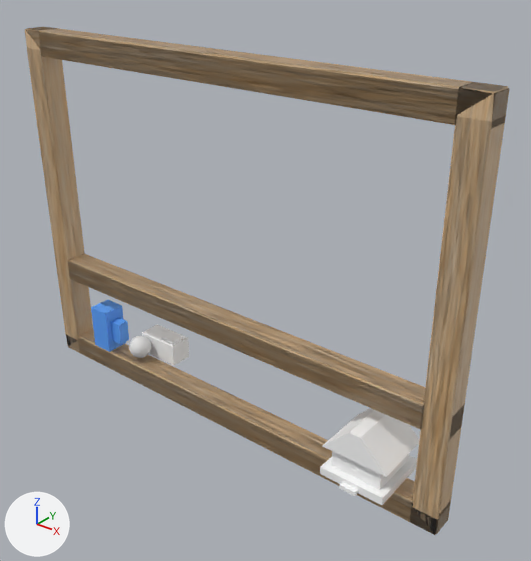
Before and after pictures for a commit that changed the Blender file MapEditor/Stages4/Stages4.blend.
Rendered twice from a 50 mm lens placed at (43.5, -37.7, 37.7), pointed at (12.1, 1.5, 13.4). Lighting does not change. The marker at lower left points along +X, +Y and +Z. The older version comes first.

The first picture shows 'GoalHouse', 'NormalBlock', 'NormalBlock.001', 'NormalBlock.002', 'NormalBlock.003', 'NormalBlock.004', 'Package', 'PlayerCore', 'StartHouse'.
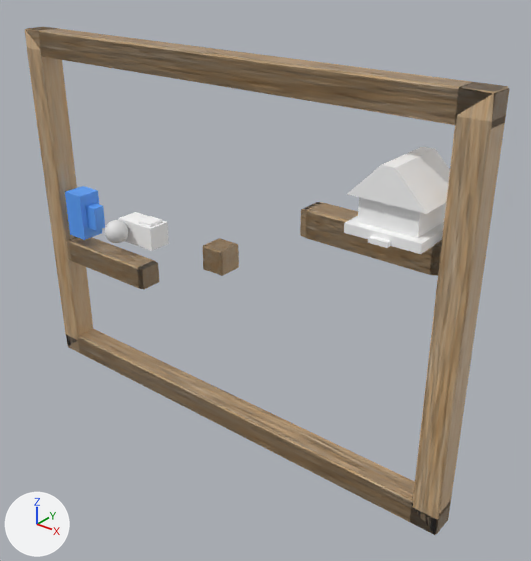
Boxes (x1, y1, x2, y2) around the edits, measured in the pictures (531 x 561 px):
'NormalBlock.003', moved, rescaled (91% narrower, 79% shorter): before (67, 254, 465, 440); after (203, 238, 239, 276)
'GoalHouse', moved: before (320, 408, 419, 505); after (344, 147, 450, 254)
'NormalBlock.005', added (brown): after (300, 202, 442, 276)
'PlayerCore', moved: before (91, 300, 129, 352); after (65, 186, 105, 240)
'NormalBlock.006', added (brown): after (66, 237, 159, 289)
'StartHouse', moved: before (142, 324, 189, 366); after (118, 212, 169, 251)
'Package', moved: before (129, 336, 151, 358); after (105, 220, 128, 243)

What the commit changed:
Picture 'NormalMap.png.002' (img_normalmap_png_002) is new.
Picture 'woodTex.png.002' (img_woodtex_png_002) is new.
Material 'Material.005' (mat_material_005) is new.
Uses the picture img_normalmap_png_002.
Uses the picture img_woodtex_png_002.
Mesh me_cube_003 is new.
It has 24 vertices, 44 faces and spans x -1.0..1.0, y -1.0..1.0, z -1.0..1.0.
It uses material mat_material_005.
Mesh me_cube_002 is new.
It has 24 vertices, 44 faces and spans x -1.0..1.0, y -1.0..1.0, z -1.0..1.0.
It uses material mat_material_003.
Object 'PlayerCore' (ob_playercore) moves from (-5.37, 0.0, 4.0) to (-7.16, 0.0, 14.74).
Object 'StartHouse' (ob_starthouse) moves from (0.0, 2.0, 3.0) to (-1.79, 2.0, 13.74).
Object 'NormalBlock.003' (ob_normalblock_003) is rescaled from (20.0, 1.0, 1.0) to (1.0, 1.0, 1.0).
Object 'NormalBlock.003' (ob_normalblock_003) moves from (9.0, 0.0, 9.0) to (9.0, 0.0, 15.0).
Object 'GoalHouse' (ob_goalhouse) moves from (23.0, 0.0, 2.0) to (24.0, 0.0, 21.0).
Object 'Package' (ob_package) moves from (-1.15, 0.0, 3.29) to (-2.94, 0.0, 14.03).
Object 'NormalBlock.006' (ob_normalblock_006) is new; it shows me_cube_003.
Its location is (-4.0, 0.0, 11.0).
Its scale is (5.0, 1.0, 1.0).
Object 'NormalBlock.005' (ob_normalblock_005) is new; it shows me_cube_002.
Its location is (22.0, 0.0, 20.0).
Its scale is (5.0, 1.0, 1.0).
